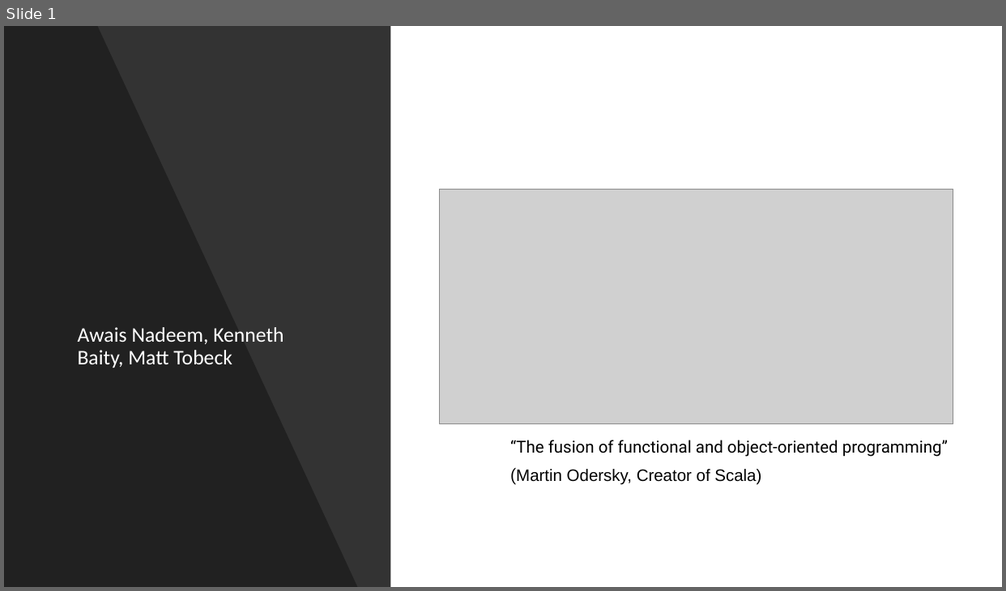
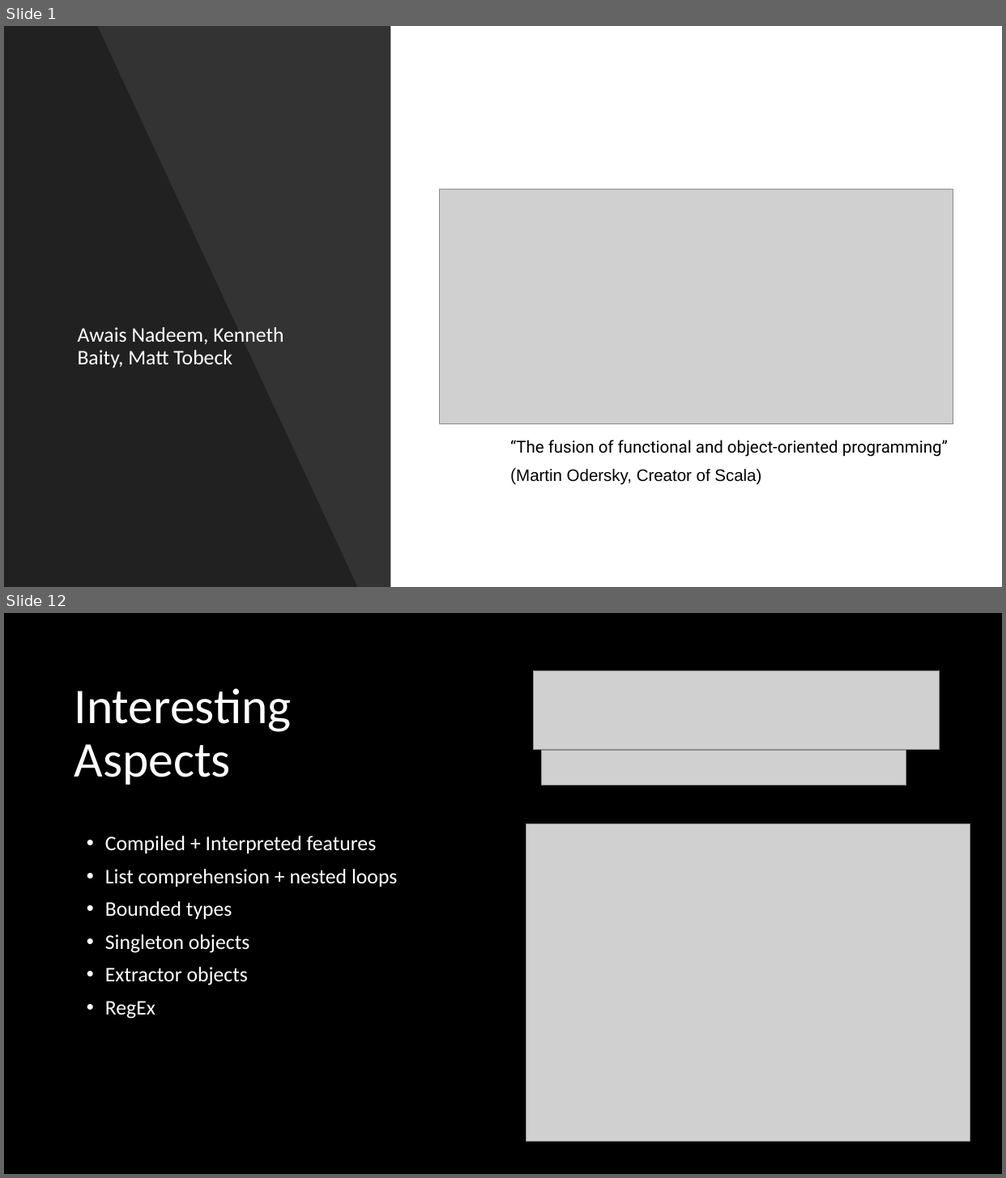
Before and after one commit to anadeem2/IT327ScalaProject, a slide deck: ScalaPresentation.pptx. Shown one above the other, each under a label of ours: slide 1 before the commit, slides 1 and 12 after it; the slides between them are not shown. The pictures are 1006x591 and 1006x1178 pixels, drawn with LibreOffice and Linux fonts; fonts in the diff are those of the drawing; grey boxes stand for pictures. Boxes give left, top, right and bottom in pixels: in the first picture for what was removed or moved away, otherwise in the second. Text is boxed around its words. In the diff, an @@ line names an element or a change of style, - is before the commit and + after.

```diff
--- a/ScalaPresentation.pptx
+++ b/ScalaPresentation.pptx
@@ slide 12 added at <box>4,613,1002,1174</box>, background #000000 @@
@@ picture added at <box>533,671,940,750</box> @@
@@ title added at <box>74,688,292,785</box>, 48 pt, text #FFFFFF @@
+Interesting Aspects
@@ picture added at <box>542,750,907,786</box> @@
@@ picture added at <box>526,824,970,1142</box> @@
@@ text added at <box>105,836,397,1019</box>, 20 pt, text #FFFFFF @@
+• Compiled + Interpreted features
+• List comprehension + nested loops
+• Bounded types
+• Singleton objects
+• Extractor objects
+• RegEx
```
Also in this commit, not shown: 3 slides changed, 11 other slides added, 6 slides removed, 28 other files.
